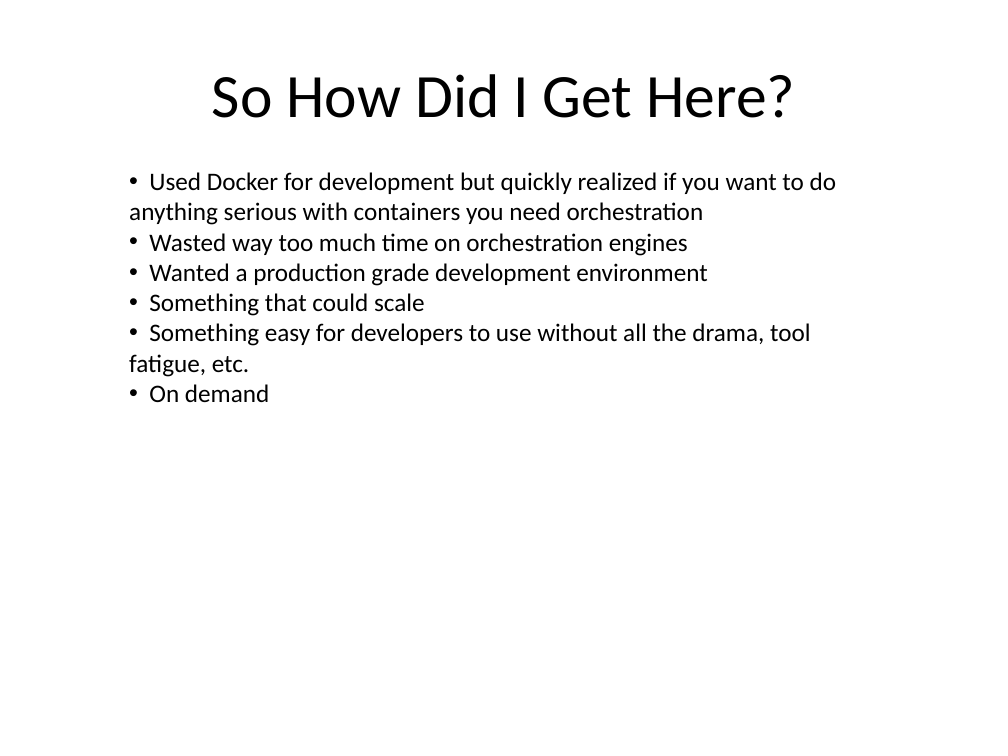
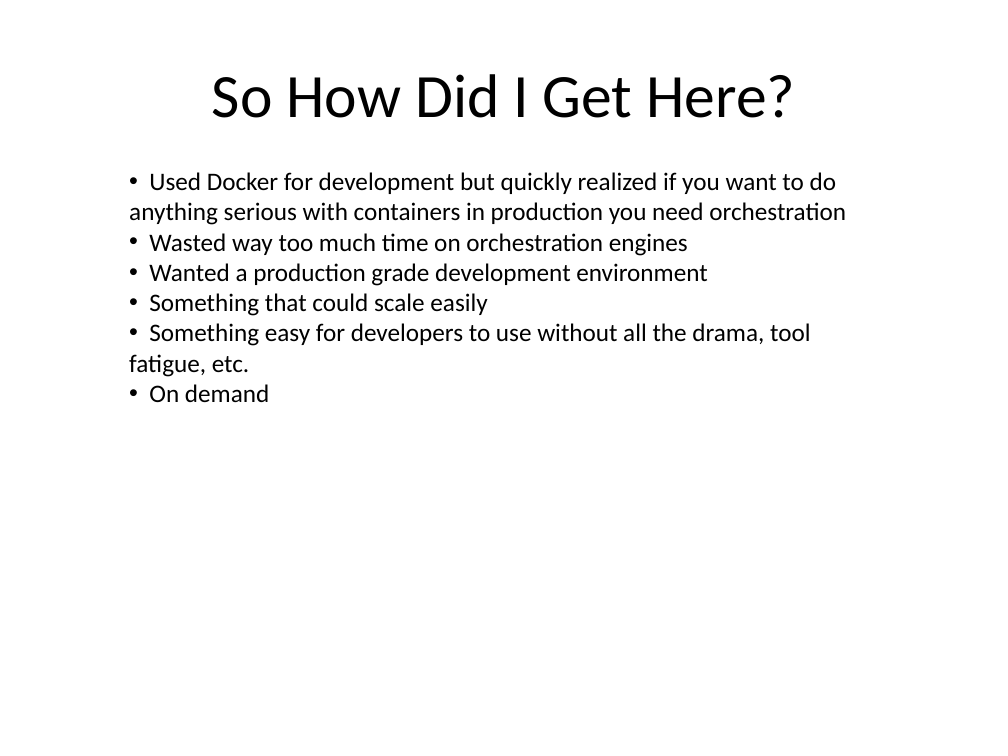
Before and after one commit to kskalvar/aws-eks-cluster-fargate-quickstart, a slide deck: slide 2 of slides/AWS-EKS-Cluster-Fargate-Quickstart.pptx. Drawn at 1008x756 pixels with LibreOffice and Linux fonts; fonts in the diff are those of the drawing; background and template pictures are left out. Boxes give left, top, right and bottom in pixels: in the first picture for what was removed or moved away, otherwise in the second. Text is boxed around its words. In the diff, an @@ line names an element or a change of style, - is before the commit and + after.

```diff
--- a/slides/AWS-EKS-Cluster-Fargate-Quickstart.pptx
+++ b/slides/AWS-EKS-Cluster-Fargate-Quickstart.pptx
@@ text at box(129, 172, 846, 225): text changed @@
-• Used Docker for development but quickly realized if you want to do anything serious with containers you need orchestration
+• Used Docker for development but quickly realized if you want to do anything serious with containers in production you need orchestration
@@ text at box(149, 293, 487, 316): text changed @@
-• Something that could scale
+• Something that could scale easily
```
Also in this commit, not shown: 4 other slides changed, 1 slide added.
